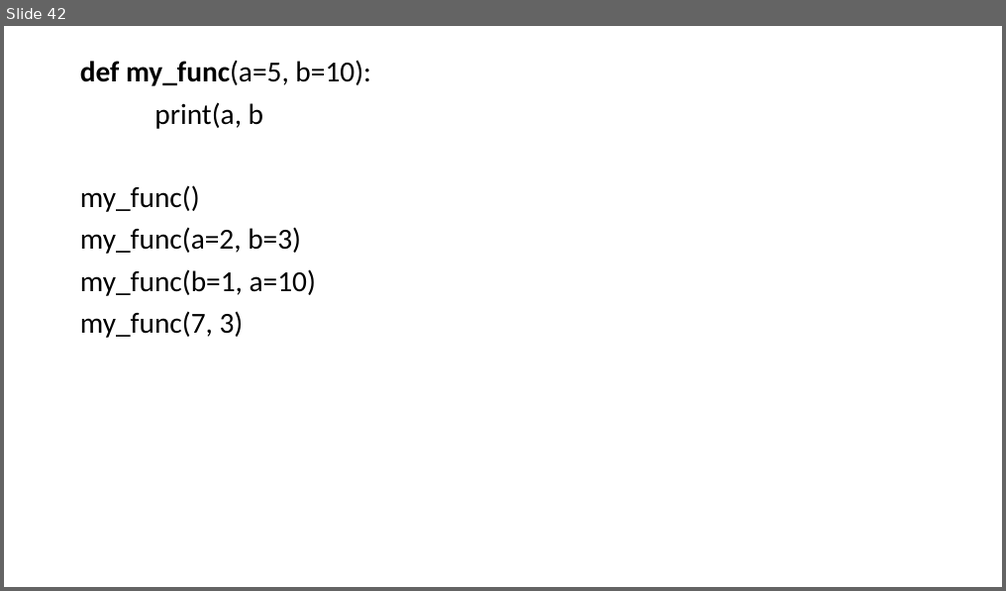
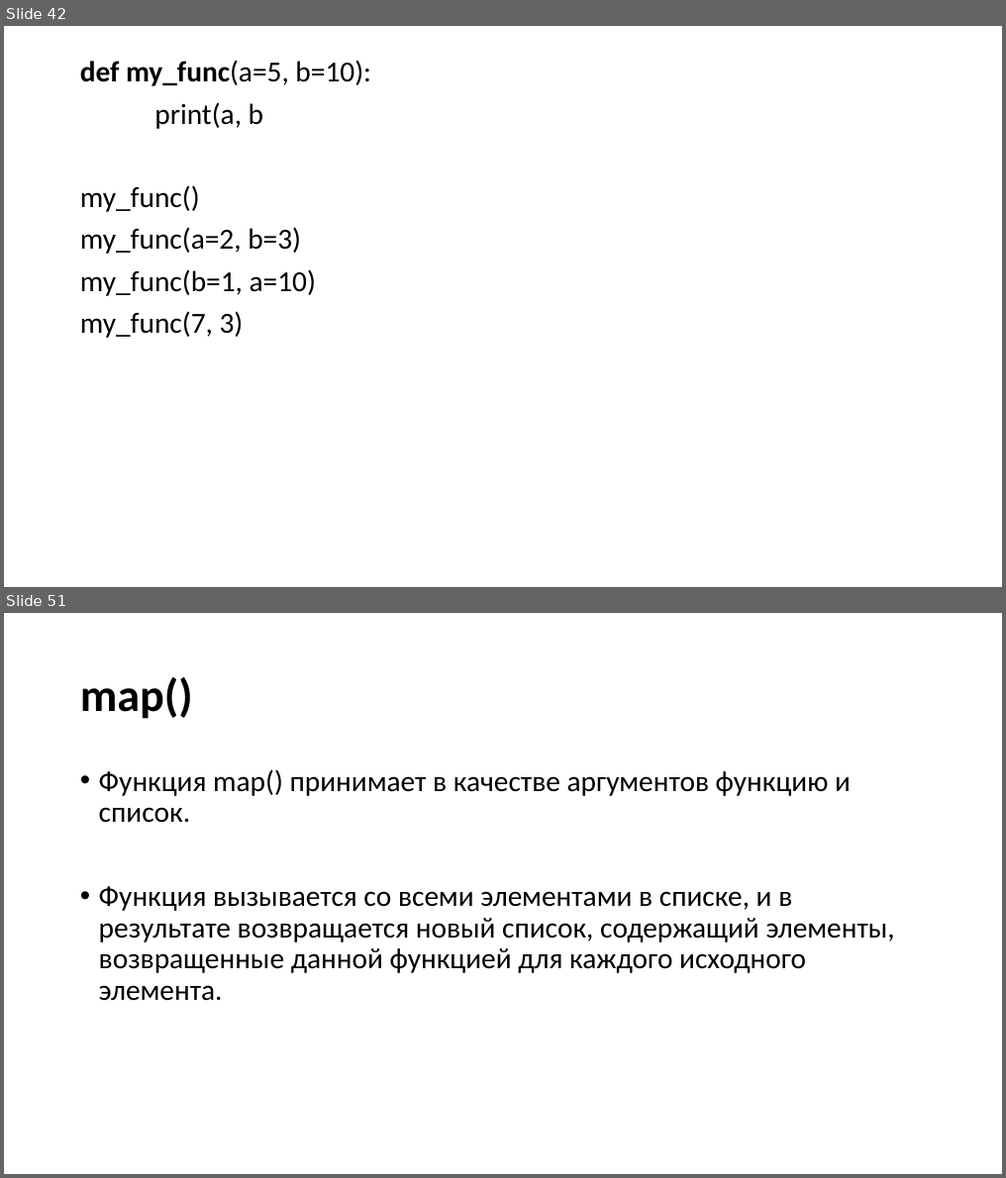
Before and after one commit to xDes-by/test, a slide deck: Презентация5.pptx. Shown one above the other, each under a label of ours: slide 42 before the commit, slides 42 and 51 after it; the slides between them are not shown. The pictures are 1006x591 and 1006x1178 pixels, drawn with LibreOffice and Linux fonts; fonts in the diff are those of the drawing. Boxes give left, top, right and bottom in pixels: in the first picture for what was removed or moved away, otherwise in the second. Text is boxed around its words. In the diff, an @@ line names an element or a change of style, - is before the commit and + after.

```diff
--- a/Презентация5.pptx
+++ b/Презентация5.pptx
@@ slide 51 added at [4,613,1002,1174], background #FFFFFF @@
@@ title added at [80,677,193,719], 44 pt, text #000000, bold @@
+map()
@@ text added at [99,769,895,1001], 28 pt, text #000000 @@
+• Функция map() принимает в качестве аргументов функцию и список.
+• Функция вызывается со всеми элементами в списке, и в результате возвращается новый список, содержащий элементы, возвращенные данной функцией для каждого исходного элемента.
```
Also in this commit, not shown: 13 other slides added, 1 other file.
